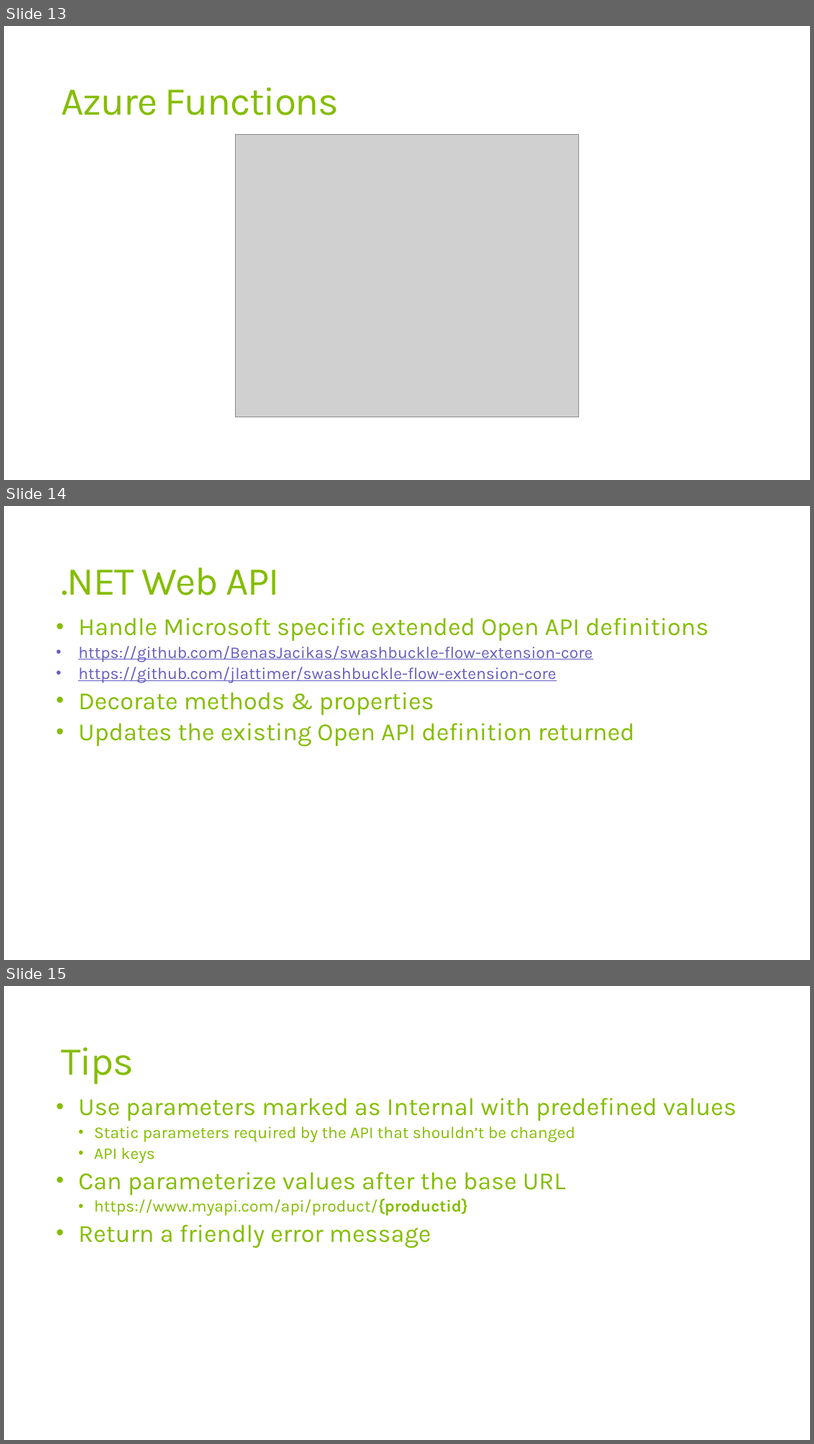
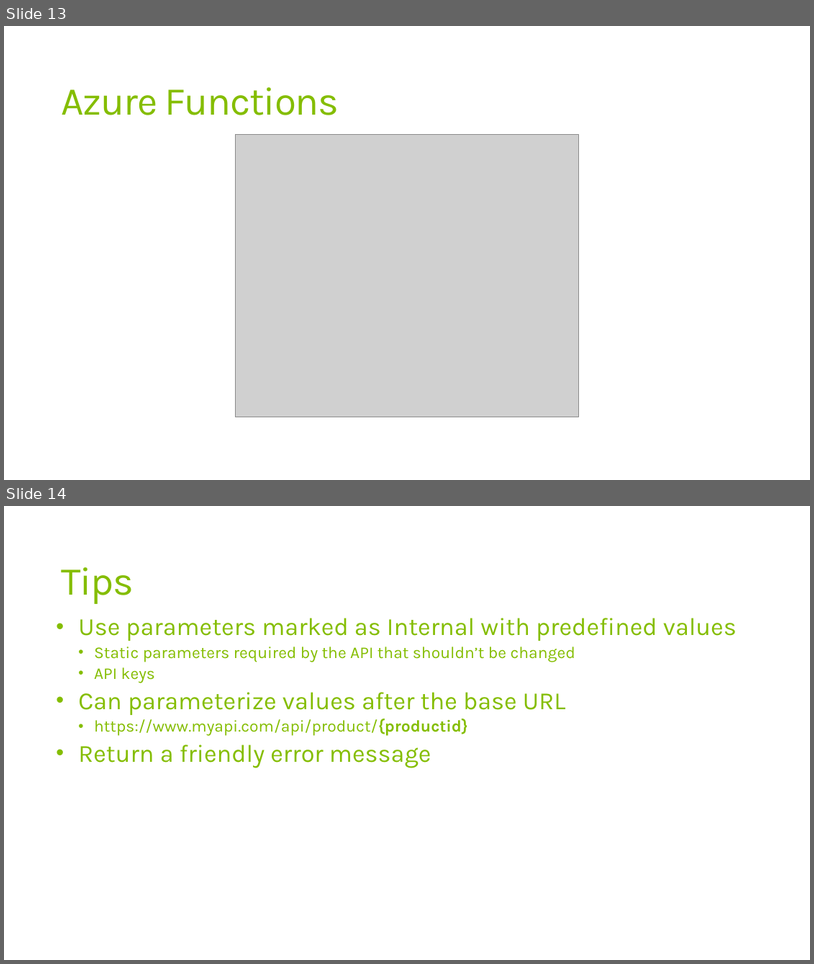
Before and after one commit to jlattimer/Presentations, a slide deck: D365UG-CRMUG Summit EMEA - March 2019/Creating Custom Connectors for the Power Platform/Creating Custom Connectors for the Power Platform.pptx. Shown one above the other, each under a label of ours: slides 13, 14 and 15 before the commit, slides 13 and 14 after it. The pictures are 814x1444 and 814x964 pixels, drawn with LibreOffice and Linux fonts; fonts in the diff are those of the drawing; grey boxes stand for pictures; background and template pictures are left out. Boxes give left, top, right and bottom in pixels: in the first picture for what was removed or moved away, otherwise in the second. Text is boxed around its words. In the diff, an @@ line names an element or a change of style, - is before the commit and + after.

```diff
--- a/D365UG-CRMUG Summit EMEA - March 2019/Creating Custom Connectors for the Power Platform/Creating Custom Connectors for the Power Platform.pptx
+++ b/D365UG-CRMUG Summit EMEA - March 2019/Creating Custom Connectors for the Power Platform/Creating Custom Connectors for the Power Platform.pptx
@@ slide 14 removed at [4, 506, 810, 960], background picture (left out) @@
@@ title removed at [61, 567, 280, 595] @@
-.NET Web API
@@ text removed at [78, 618, 709, 746] @@
-• Handle Microsoft specific extended Open API definitions
-• https://github.com/BenasJacikas/swashbuckle-flow-extension-core
-• https://github.com/jlattimer/swashbuckle-flow-extension-core
-• Decorate methods & properties
-• Updates the existing Open API definition returned
@@ what was slide 15 is now slide 14 @@
```
